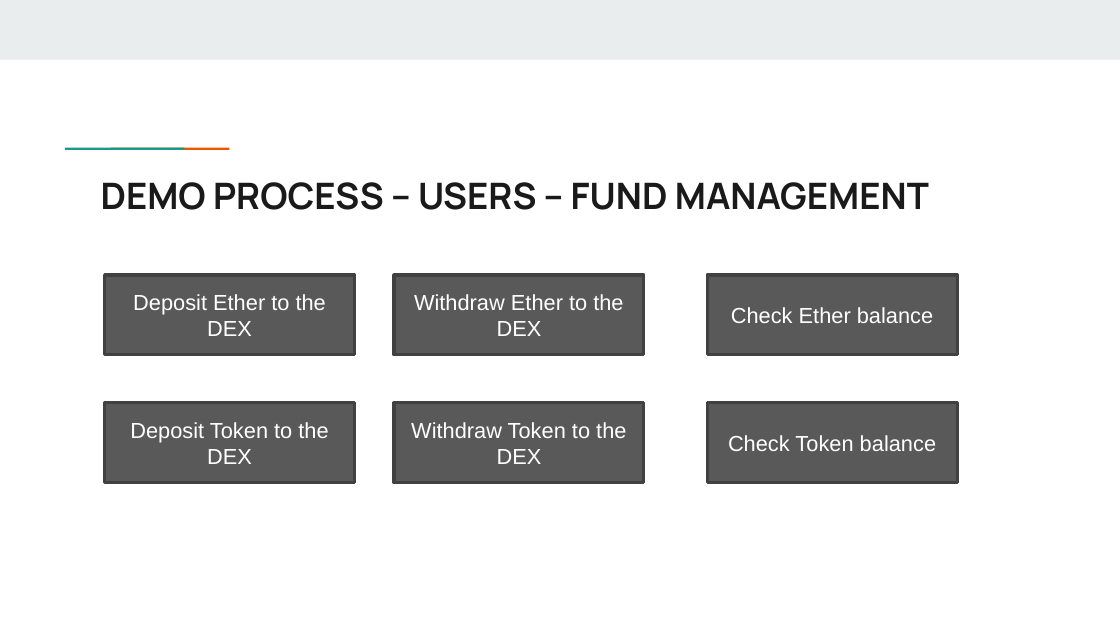
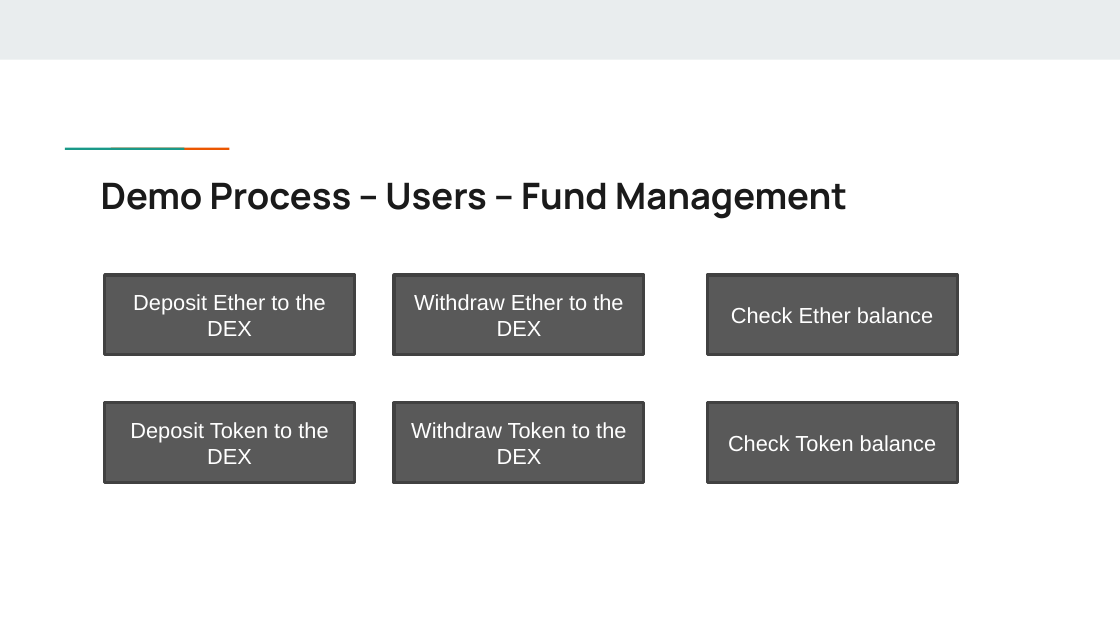
Before and after one commit to muhasenulhaque/Project-3-Group-1, a slide deck: slide 15 of Presentation on Decentralized Exchange.pptx. Drawn at 1120x630 pixels with LibreOffice and Linux fonts; fonts in the diff are those of the drawing. Boxes give left, top, right and bottom in pixels: in the first picture for what was removed or moved away, otherwise in the second. Text is boxed around its words. In the diff, an @@ line names an element or a change of style, - is before the commit and + after.

```diff
--- a/Presentation on Decentralized Exchange.pptx
+++ b/Presentation on Decentralized Exchange.pptx
@@ title at (x1=101, y1=182, x2=847, y2=219): text changed @@
-DEMO PROCESS – USERS – FUND MANAGEMENT
+Demo Process – Users – Fund Management
```
Also in this commit, not shown: 11 other slides changed, 1 other file.
